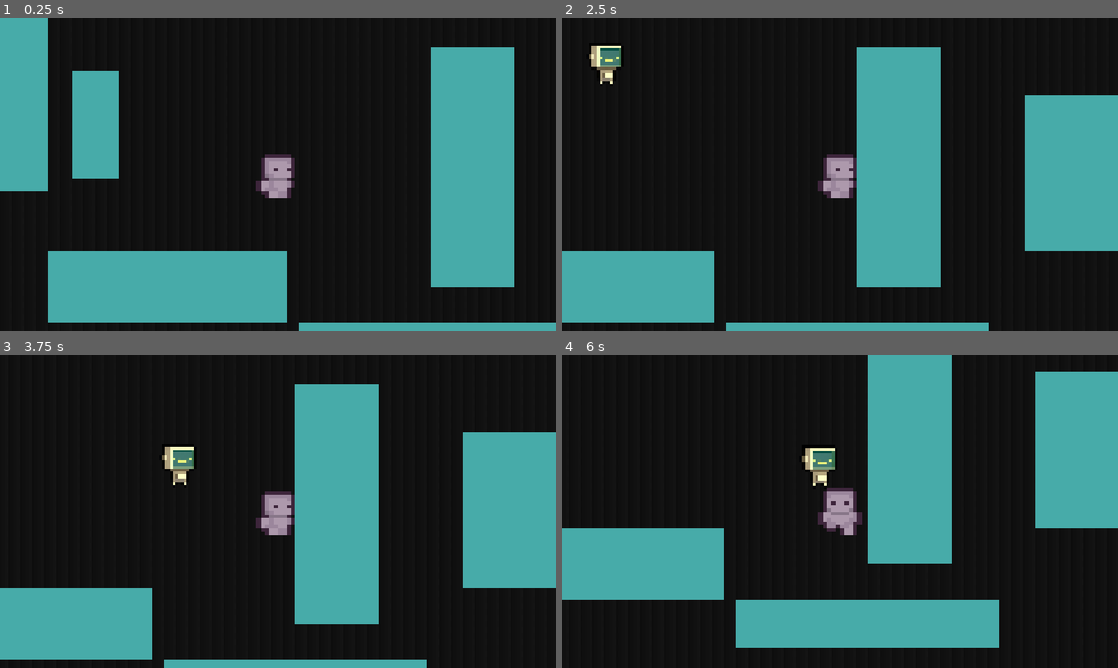
Above: before the commit, frames 1-4 (two rows, left to right).
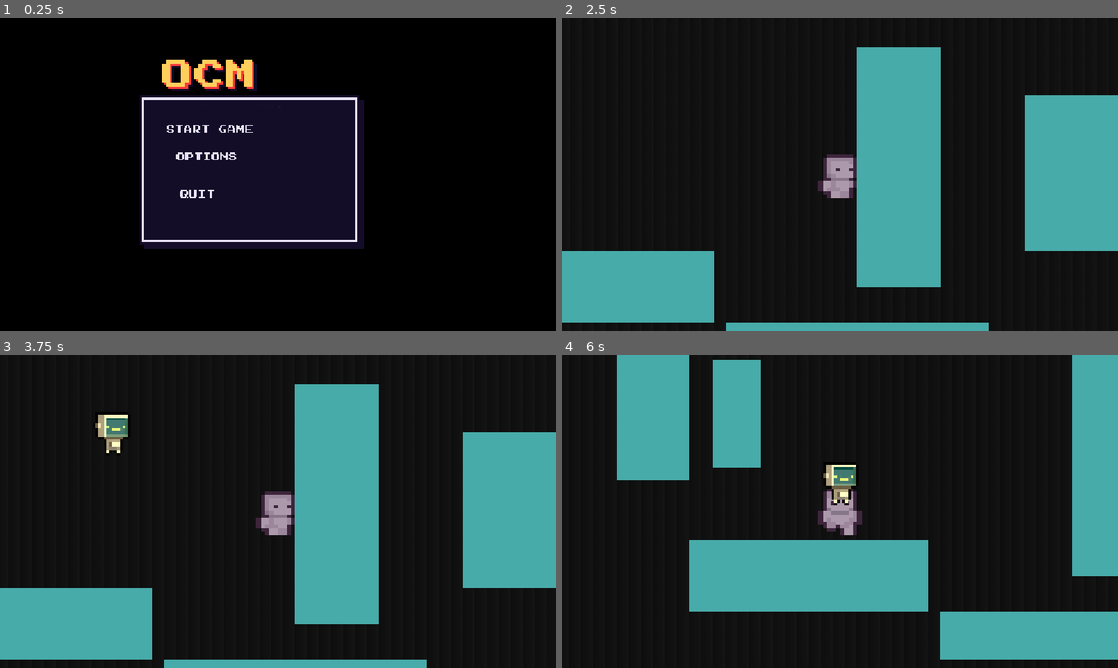
Above: after the commit, the same moments.

Repository: TheOllieMan/OCM-Shellhacks
Game: Godot game, scene res://Scenes/UI_Scene.tscn
Same seed, same stepped clock (60 frames per second), same inputs: the game is played once before the commit and once after it. Before the commit the project starts from res://Scenes/AIScene.tscn.
Inputs (mouse positions are in pixels of both pictures, inside the frame that each line leads up to):
- Up to frame 1 (0.25 s): no input
- Up to frame 2 (2.5 s): click (817, 118) at 0.52 s; tap Enter at 1.25 s; move the mouse to (962, 158) at 1.27 s; hold D (Right) 1.28-2 s; click (962, 158) at 1.42 s; drag from (728, 190) to (812, 237) at 2.02 s
- Up to frame 3 (3.75 s): move the mouse to (333, 442) at 2.77 s; hold D (Right) 2.78-3.5 s; click (333, 442) at 2.92 s; drag from (250, 574) to (111, 464) at 3.52 s
- Up to frame 4 (6 s): move the mouse to (1006, 558) at 4.27 s; hold A (Left) 4.28-5 s; click (1006, 558) at 4.42 s; drag from (673, 464) to (756, 433) at 5.02 s; tap Space at 5.75 s; move the mouse to (867, 511) at 5.77 s; hold S (Down) from 5.78 s (still down); click (867, 511) at 5.92 s

The runs differ from the first frame. In frame 1, 40% of the frame differs, in the area x 0-100%, y 0-100%; in frame 2, 0.5%; in frame 3, 1.0%; in frame 4, 44%, in the area x 0-100%, y 0-98%.

Commit message:
Added better ui main menu

Diff:
--- /dev/null
+++ b/ocshm/Scenes/MenuOCMscript.gd
@@ -0,0 +1,19 @@
+extends Sprite2D
+@export var button_frames := {"Star*": 0, "Opti*": 2, "Quit*": 5}
+@onready var audio_stream_player_2d: AudioStreamPlayer2D = $"../AudioStreamPlayer2D"
+
+
+func _ready() -> void:
+	for n in button_frames:
+
+		var b = get_tree().current_scene.find_child(n)
+		if b:
+			b.mouse_entered.connect(_set_frame.bind(button_frames[n]))
+
+
+		else:
+			print("Can't find a button called: ", n)
+
+func _set_frame(f: int) -> void:
+	audio_stream_player_2d.play()
+	frame = f
--- a/ocshm/Scenes/UI_Scene.tscn
+++ b/ocshm/Scenes/UI_Scene.tscn
@@ -1,7 +1,9 @@
 [gd_scene format=3 uid="uid://cghqg6hhtp4u4"]
 
 [ext_resource type="Script" uid="uid://brd1st1vqiils" path="res://Scripts/MainMenuScript.gd" id="1_rpl2a"]
-[ext_resource type="Texture2D" uid="uid://kaqqqqyjdvda" path="res://Assets/ocm_menu_text_layer_1280x720 (1).png" id="2_httrr"]
+[ext_resource type="Texture2D" uid="uid://c6kpqp852tl8t" path="res://Assets/Screenshot 2026-09-26 181933-Sheet-Sheet-Sheet-export.png" id="2_1avqd"]
+[ext_resource type="Script" uid="uid://dt0v2euywc022" path="res://Scenes/MenuOCMscript.gd" id="3_xkyul"]
+[ext_resource type="AudioStream" uid="uid://dpvp7h0kkpcjv" path="res://Assets/Audio/button-click-sound-effect.wav" id="4_xkyul"]
 
 [node name="Main_Menu" type="Node2D" unique_id=85026193]
 position = Vector2(139, 97)
@@ -49,8 +51,14 @@
 metadata/_edit_use_anchors_ = true
 
 [node name="OcmMenuTextLayer1280x720(1)" type="Sprite2D" parent="." unique_id=550909570]
-position = Vector2(780, 137)
-texture = ExtResource("2_httrr")
+position = Vector2(399, 174)
+texture = ExtResource("2_1avqd")
+hframes = 6
+frame = 1
+script = ExtResource("3_xkyul")
+
+[node name="AudioStreamPlayer2D" type="AudioStreamPlayer2D" parent="." unique_id=1776736116]
+stream = ExtResource("4_xkyul")
 
 [connection signal="pressed" from="Button_Manager/Start" to="." method="_on_start_pressed"]
 [connection signal="pressed" from="Button_Manager/Options" to="." method="_on_options_pressed"]
--- a/ocshm/project.godot
+++ b/ocshm/project.godot
@@ -11,7 +11,7 @@
 [application]
 
 config/name="OCSHM"
-run/main_scene="uid://3vwog81nrruh"
+run/main_scene="uid://cghqg6hhtp4u4"
 config/features=PackedStringArray("4.7", "Forward Plus")
 config/icon="res://icon.svg"
 
@@ -23,6 +23,10 @@
 
 window/stretch/mode="canvas_items"
 window/stretch/aspect="expand"
+
+[editor_plugins]
+
+enabled=PackedStringArray("res://addons/AsepriteWizard/plugin.cfg")
 
 [file_customization]
 
Not shown, added: ocshm/Assets/Audio/button-click-sound-effect.wav.import
Binary file added: ocshm/Assets/Screenshot 2026-09-26 181933-Sheet-Sheet-Sheet-export.png
Not shown, added: ocshm/Assets/Screenshot 2026-09-26 181933-Sheet-Sheet-Sheet-export.png.import
Not shown, added: ocshm/Scenes/MenuOCMscript.gd.uid
Not shown, added: ocshm/Assets/Audio/button-click-sound-effect.wav
